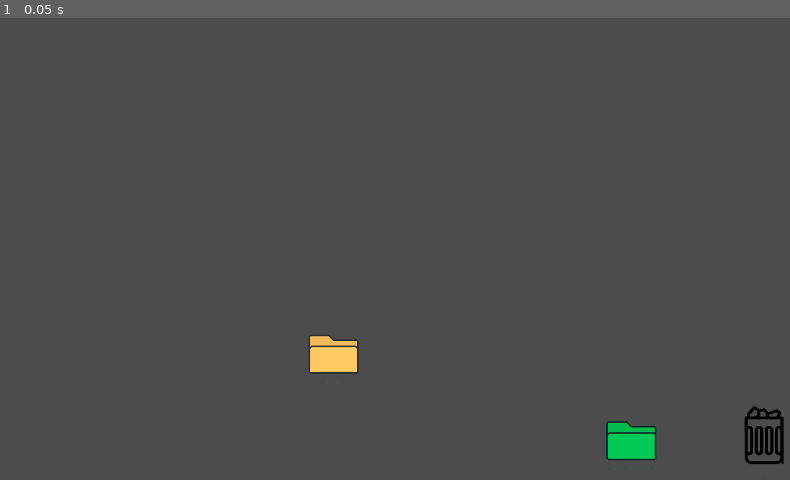
Above: before the commit, frame 1.
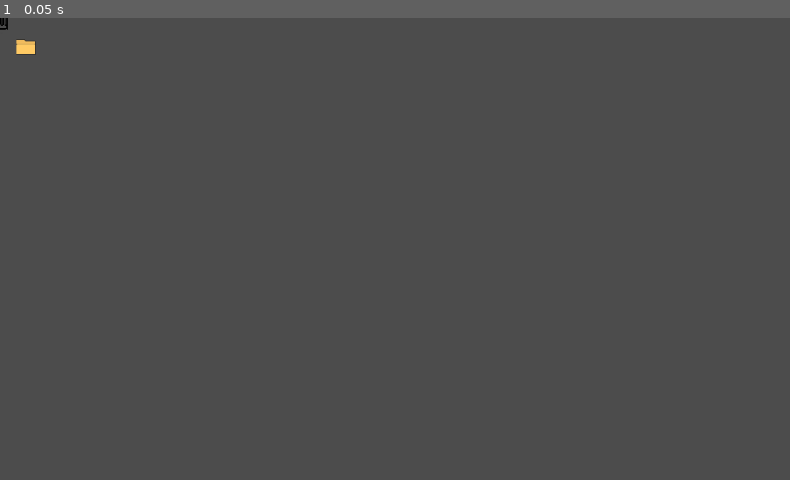
Above: after the commit, the same moment.

Repository: QbieShay/TuttoPizza
Game: Godot game, scene res://VirtualOS/Minigames/SketchyTrashcan/SketchyTrashcan.tscn
The game is run twice, just before and just after one commit, with the same random seed, the same clock (stepped at 60 frames per second) and the same inputs. This scene is started directly instead of the project's main scene.
Inputs:
- Up to frame 1 (0.05 s): no input

The runs differ from the first frame. In frame 1, 1.4% of the frame differs, in the area x 0-100%, y 0-98%.
Error before the commit: Invalid set index 'father_node' (on base: 'Sprite (Trashcan.gd)') with value of type 'Control (SketchyTrashcan.gd)'. (res://VirtualOS/Minigames/SketchyTrashcan…

Commit message:
[SketchyTrashcan] basic objects structure

Diff:
--- a/VirtualOS/Desktop/Folder/Folder.tscn
+++ b/VirtualOS/Desktop/Folder/Folder.tscn
@@ -13,22 +13,11 @@
 border_width_bottom = 2
 
 [node name="folder1" type="Sprite"]
-position = Vector2( 427.057, 431.171 )
-scale = Vector2( 0.25, 0.25 )
 texture = ExtResource( 1 )
 
-[node name="Name" type="LineEdit" parent="." instance=ExtResource( 2 )]
-margin_left = -131.894
+[node name="Name" parent="." instance=ExtResource( 2 )]
 margin_top = 119.804
-margin_right = 131.106
 margin_bottom = 169.804
 custom_styles/read_only = SubResource( 1 )
 custom_styles/normal = SubResource( 2 )
-custom_colors/clear_button_color_pressed = Color( 0, 0, 0, 1 )
-custom_colors/font_color = Color( 1, 1, 1, 1 )
 text = "P0rn F0lder"
-align = 1
-editable = false
-placeholder_text = "Trashcan"
-placeholder_alpha = 1.0
-caret_blink = true
--- a/VirtualOS/Desktop/Trashcan/Trashcan.tscn
+++ b/VirtualOS/Desktop/Trashcan/Trashcan.tscn
@@ -2,7 +2,6 @@
 
 [ext_resource path="res://VirtualOS/Desktop/Trashcan/_trashcan1.png" type="Texture" id=1]
 [ext_resource path="res://VirtualOS/Desktop/Folder/FolderLabel.tscn" type="PackedScene" id=2]
-
 
 [sub_resource type="StyleBoxEmpty" id=1]
 
@@ -14,21 +13,8 @@
 border_width_bottom = 2
 
 [node name="Trashcan" type="Sprite"]
-position = Vector2( 977.883, 535.249 )
-scale = Vector2( 0.25, 0.25 )
 texture = ExtResource( 1 )
 
-[node name="Name" type="LineEdit" parent="." instance=ExtResource( 2 )]
-margin_left = -131.894
-margin_top = 168.625
-margin_right = 131.106
-margin_bottom = 218.625
+[node name="Name" parent="." instance=ExtResource( 2 )]
 custom_styles/read_only = SubResource( 1 )
 custom_styles/normal = SubResource( 2 )
-custom_colors/clear_button_color_pressed = Color( 0, 0, 0, 1 )
-custom_colors/font_color = Color( 1, 1, 1, 1 )
-align = 1
-editable = false
-placeholder_text = "Trashcan"
-placeholder_alpha = 1.0
-caret_blink = true
--- a/VirtualOS/Minigames/SketchyTrashcan/SketchyTrashcan.tscn
+++ b/VirtualOS/Minigames/SketchyTrashcan/SketchyTrashcan.tscn
@@ -1,11 +1,15 @@
-[gd_scene load_steps=6 format=2]
+[gd_scene load_steps=7 format=2]
 
 [ext_resource path="res://VirtualOS/Minigames/SketchyTrashcan/SketchyTrashcan.gd" type="Script" id=1]
-[ext_resource path="res://VirtualOS/Desktop/Trashcan/_trashcan1.png" type="Texture" id=2]
+[ext_resource path="res://VirtualOS/Desktop/Folder/Folder.tscn" type="PackedScene" id=2]
 [ext_resource path="res://VirtualOS/Minigames/SketchyTrashcan/Trashcan.gd" type="Script" id=3]
-[ext_resource path="res://VirtualOS/Desktop/Folder/FolderLabel.tscn" type="PackedScene" id=4]
-[ext_resource path="res://VirtualOS/Desktop/Folder/_folder1.png" type="Texture" id=5]
+[ext_resource path="res://VirtualOS/Desktop/Trashcan/Trashcan.tscn" type="PackedScene" id=4]
 
+[sub_resource type="RectangleShape2D" id=1]
+extents = Vector2( 129.852, 133.447 )
+
+[sub_resource type="RectangleShape2D" id=2]
+extents = Vector2( 10, 14.5589 )
 
 [node name="SketchyTrashcan" type="Control"]
 anchor_right = 1.0
@@ -14,33 +18,40 @@
 margin_bottom = -360.0
 script = ExtResource( 1 )
 
-[node name="Trashcan" type="Sprite" parent="."]
-position = Vector2( 977.883, 535.249 )
-scale = Vector2( 0.25, 0.25 )
-texture = ExtResource( 2 )
+[node name="Folder" type="KinematicBody2D" parent="."]
+position = Vector2( 33.426, 37.0744 )
+scale = Vector2( 0.1, 0.1 )
+
+[node name="Look" parent="Folder" instance=ExtResource( 2 )]
+scale = Vector2( 1, 1 )
+
+[node name="Collider" type="CollisionShape2D" parent="Folder"]
+position = Vector2( -1.03052, 25.7639 )
+scale = Vector2( 1, 1 )
+shape = SubResource( 1 )
+
+[node name="Trashcan" type="KinematicBody2D" parent="."]
 script = ExtResource( 3 )
 
-[node name="Name" parent="Trashcan" instance=ExtResource( 4 )]
+[node name="Collider" type="CollisionShape2D" parent="Trashcan"]
+shape = SubResource( 2 )
 
-[node name="folder1" type="Sprite" parent="."]
-position = Vector2( 427.057, 431.171 )
-scale = Vector2( 0.25, 0.25 )
-texture = ExtResource( 5 )
+[node name="Look" parent="Trashcan" instance=ExtResource( 4 )]
+scale = Vector2( 0.1, 0.1 )
 
-[node name="Name" parent="folder1" instance=ExtResource( 4 )]
-margin_top = 119.804
-margin_bottom = 169.804
-text = "P0rn F0lder"
+[node name="FleeCooldown" type="Timer" parent="Trashcan"]
+one_shot = true
 
-[node name="folder2" type="Sprite" parent="."]
-modulate = Color( 0, 1, 0.858824, 1 )
-position = Vector2( 808.246, 541.944 )
-scale = Vector2( 0.25, 0.25 )
-texture = ExtResource( 5 )
+[node name="RayDown" type="RayCast2D" parent="Trashcan"]
+cast_to = Vector2( 0, 15 )
 
-[node name="Name" parent="folder2" instance=ExtResource( 4 )]
-margin_left = -132.845
-margin_top = 119.157
-margin_right = 130.155
-margin_bottom = 169.157
-text = "You really don't wanna see inside this"
+[node name="RayLeft" type="RayCast2D" parent="Trashcan"]
+cast_to = Vector2( 10, 0 )
+
+[node name="RayRight" type="RayCast2D" parent="Trashcan"]
+cast_to = Vector2( -10, 0 )
+
+[node name="RayUp" type="RayCast2D" parent="Trashcan"]
+cast_to = Vector2( 0, -15 )
+
+[connection signal="timeout" from="Trashcan/FleeCooldown" to="Trashcan" method="_on_FleeCooldown_timeout"]
--- a/VirtualOS/Minigames/SketchyTrashcan/Trashcan.gd
+++ b/VirtualOS/Minigames/SketchyTrashcan/Trashcan.gd
@@ -1,14 +1,19 @@
 extends Sprite
+
+onready var timer = $FleeCooldown
+onready var ray_down = $RayDown
+onready var ray_left = $RayLeft
+onready var ray_right = $RayRight
+onready var ray_up = $RayUp
 
 func _ready():
 	self.father_node = __get_father_node()
 	self.bounds = __get_bounds()
 
-func is_able_to_move():
-	pass
+func flee_from_threat():
+	# flee stuff...
 
-func flee_from_threat(delta):
-	pass
+	__start_flee_cooldown()
 
 func __get_father_node():
 	return get_node("../")
@@ -16,9 +21,22 @@
 func __get_bounds():
 	return __get_father_node().get_rect()
 
-func __is_still_fleeing():
-	pass
+func _callback_folder_enter_zone():
+	if __can_flee():
+		flee_from_threat()
 
-func _callback_folder_enter_zone():
-	if not __is_still_fleeing():
-		pass
+
+
+func _on_FleeCooldown_timeout():
+	# let the bin flee again
+	__enable_flee()
+
+func __enable_flee():
+	self.can_flee = true
+
+func __start_flee_cooldown():
+	self.can_flee = false
+	timer.start()
+
+func __can_flee():
+	return self.can_flee
